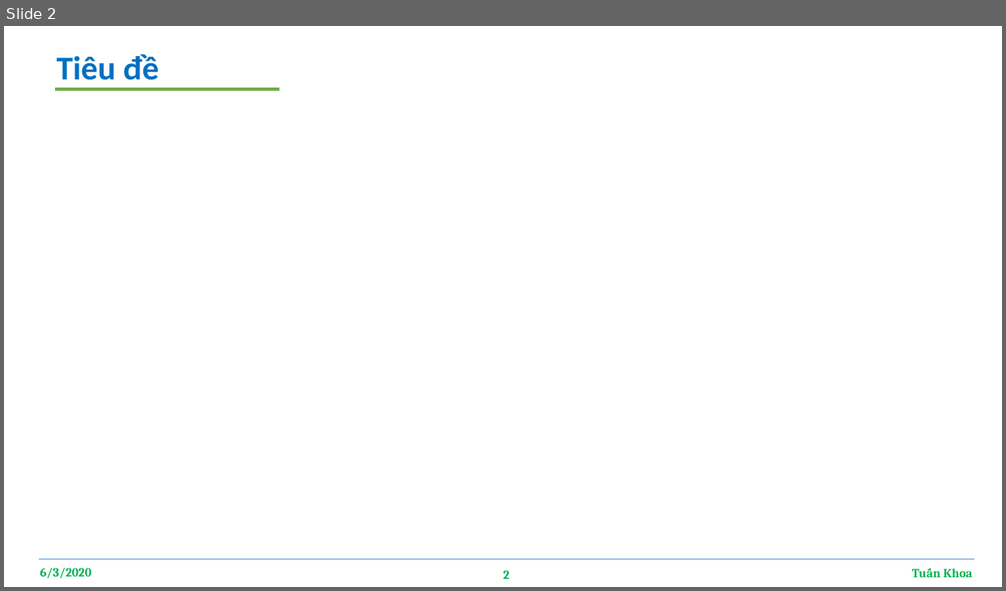
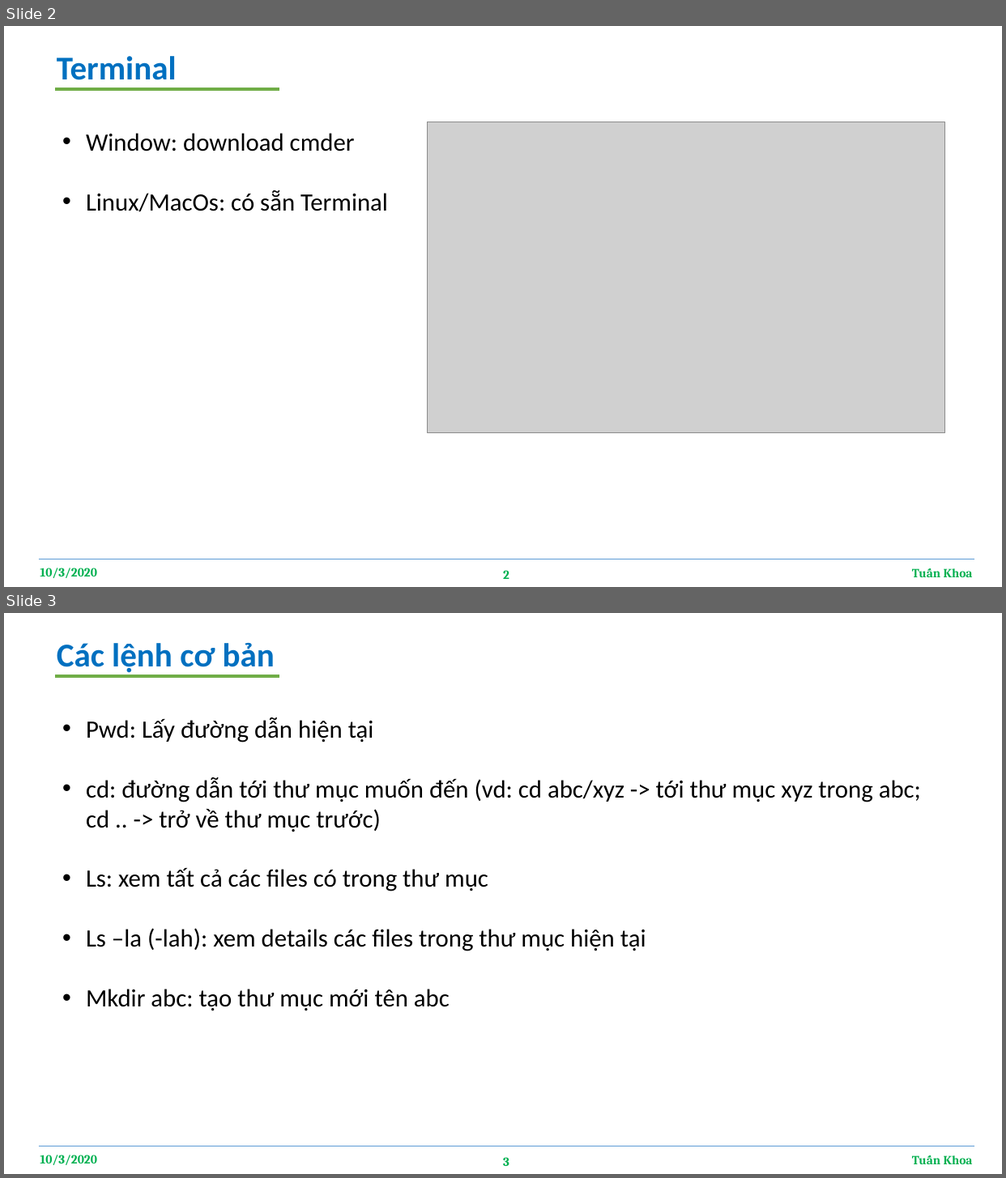
Before and after one commit to tuankhoa/2_commandLine, a slide deck: commandLine.pptx. Shown one above the other, each under a label of ours: slide 2 before the commit, slides 2 and 3 after it. The pictures are 1006x591 and 1006x1178 pixels, drawn with LibreOffice and Linux fonts; fonts in the diff are those of the drawing; grey boxes stand for pictures. Boxes give left, top, right and bottom in pixels: in the first picture for what was removed or moved away, otherwise in the second. Text is boxed around its words. In the diff, an @@ line names an element or a change of style, - is before the commit and + after.

Commit message:
create some file to test command line and update file ppt

```diff
--- a/commandLine.pptx
+++ b/commandLine.pptx
@@ slide 3 added at (x1=4, y1=613, x2=1002, y2=1174), background #FFFFFF @@
@@ text added at (x1=57, y1=643, x2=275, y2=673), 32 pt, text #0070C0, bold @@
+Các lệnh cơ bản
@@ line added from (55, 676) to (279, 676), #70AD47 3 pt @@
@@ text added at (x1=86, y1=717, x2=921, y2=1012), 24 pt, text #000000 @@
+• Pwd: Lấy đường dẫn hiện tại
+• cd: đường dẫn tới thư mục muốn đến (vd: cd abc/xyz -> tới thư mục xyz trong abc; cd .. -> trở về thư mục trước)
+• Ls: xem tất cả các files có trong thư mục
+• Ls –la (-lah): xem details các files trong thư mục hiện tại
+• Mkdir abc: tạo thư mục mới tên abc
@@ line added from (39, 1147) to (974, 1147), #5B9BD5 0.5 pt @@
@@ text added at (x1=40, y1=1155, x2=97, y2=1165), 12 pt, text #00B050, bold @@
+10/3/2020
@@ page number added at (x1=503, y1=1157, x2=509, y2=1166), 12 pt, text #00B050, bold @@
+3
@@ text added at (x1=944, y1=1156, x2=973, y2=1165), 12 pt, text #00B050, bold @@
+Tuấn Khoa
@@ slide 2 changed as well @@
@@ text at (x1=57, y1=56, x2=177, y2=80): text changed @@
-Tiêu đề
+Terminal
@@ picture added at (x1=427, y1=122, x2=945, y2=433) @@
@@ text added at (x1=86, y1=133, x2=388, y2=212), 24 pt, text #000000 @@
+• Window: download cmder
+• Linux/MacOs: có sẵn Terminal
@@ text at (x1=40, y1=568, x2=97, y2=578): text changed @@
-6/3/2020
+10/3/2020
```
Also in this commit, not shown: 1 other slide changed, 3 other slides added, 3 other files.
